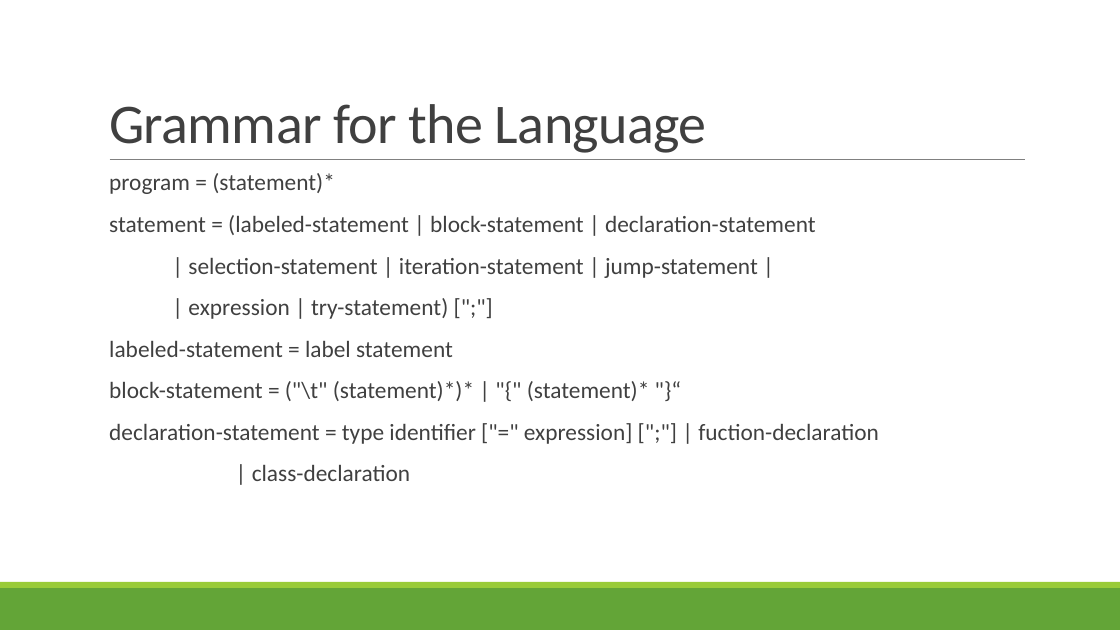
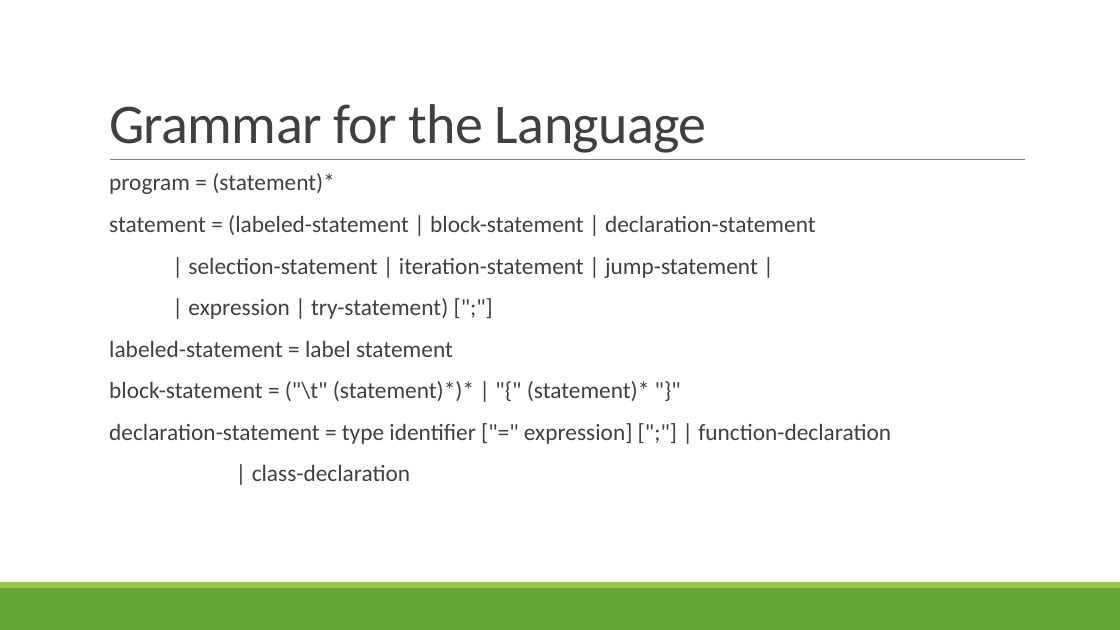
Before and after one commit to flo100500/p-, a slide deck: slide 9 of P++.pptx (slide 8 before the commit). Drawn at 1120x630 pixels with LibreOffice and Linux fonts; fonts in the diff are those of the drawing. Boxes give left, top, right and bottom in pixels: in the first picture for what was removed or moved away, otherwise in the second. Text is boxed around its words. In the diff, an @@ line names an element or a change of style, - is before the commit and + after.

```diff
--- a/P++.pptx
+++ b/P++.pptx
@@ text at box(109, 381, 891, 444): text changed @@
-  block-statement = ("\t" (statement)*)* | "{" (statement)* "}“
-  declaration-statement = type identifier ["=" expression] [";"] | fuction-declaration
+  block-statement = ("\t" (statement)*)* | "{" (statement)* "}"
+  declaration-statement = type identifier ["=" expression] [";"] | function-declaration
```
Also in this commit, not shown: 5 other slides changed, 1 slide added.
